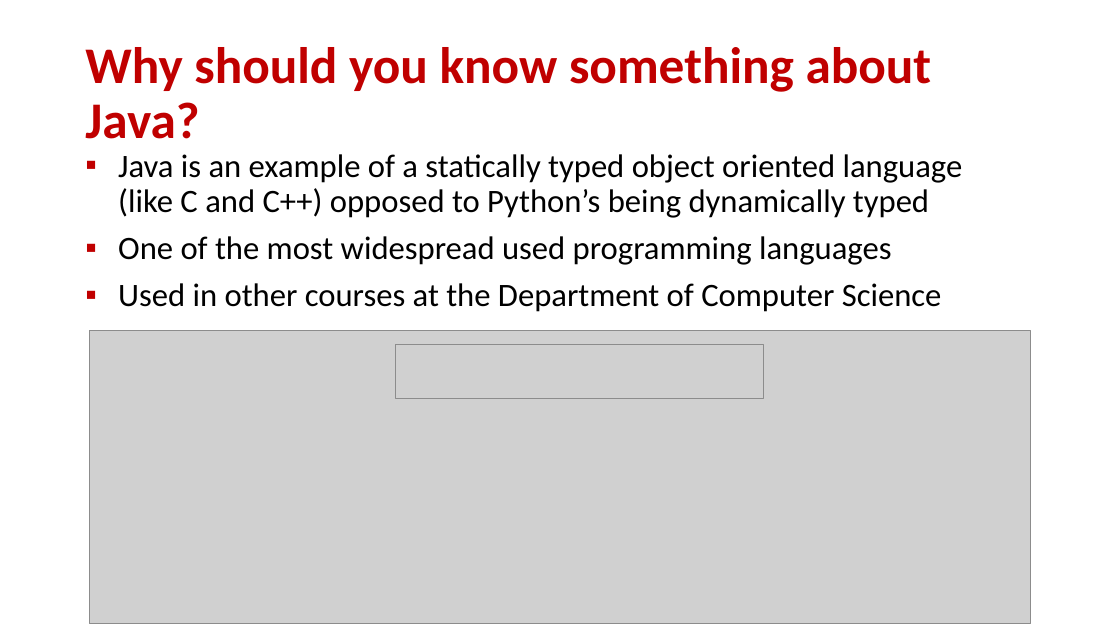
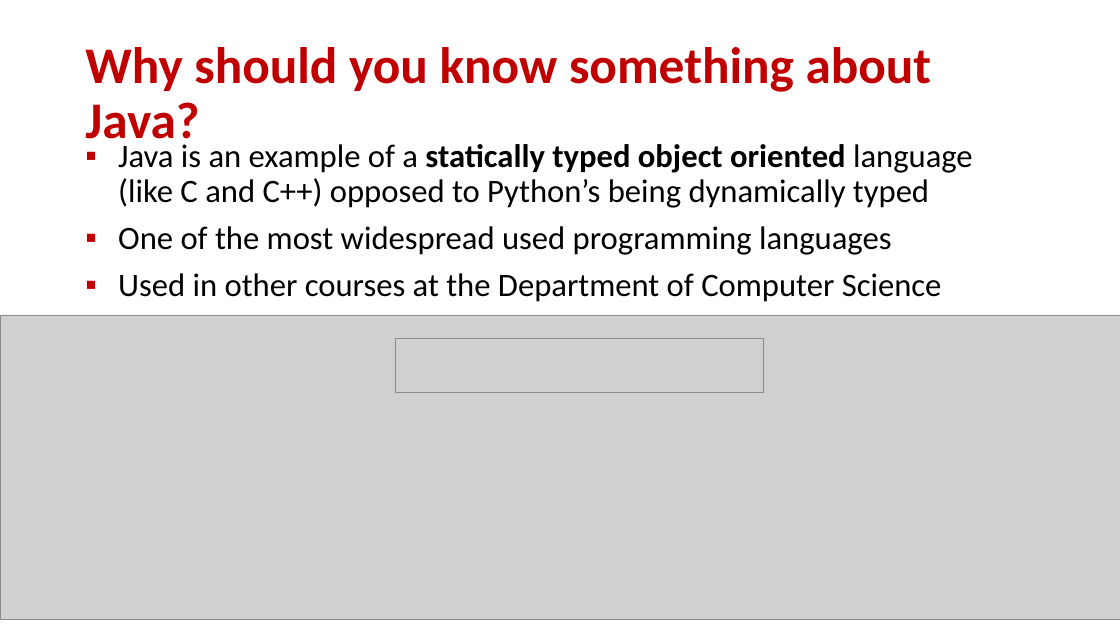
Before and after one commit to gsbrodal/gsbrodal.github.io, a slide deck: slide 2 of ipsa/slides/java.pptx. Drawn at 1120x630 pixels with LibreOffice and Linux fonts; fonts in the diff are those of the drawing; grey boxes stand for pictures. Boxes give left, top, right and bottom in pixels: in the first picture for what was removed or moved away, otherwise in the second. Text is boxed around its words. In the diff, an @@ line names an element or a change of style, - is before the commit and + after.

Commit message:
all-slides.pdf clustering.pdf clustering.pptx code.zip gui.pdf gui.pptx java.pdf java.pptx pandas.pdf pandas.pptx

```diff
--- a/ipsa/slides/java.pptx
+++ b/ipsa/slides/java.pptx
@@ text "Java is an example of ..." moved from (x1=118, y1=154, x2=963, y2=312) to (x1=118, y1=144, x2=973, y2=302) @@
@@ text at (x1=118, y1=144, x2=973, y2=208): bold on in "statically typed object oriented" @@
@@ picture resized from (x1=89, y1=331, x2=1030, y2=624) to (x1=0, y1=315, x2=1120, y2=620) @@
@@ picture moved from (x1=396, y1=344, x2=764, y2=398) to (x1=396, y1=339, x2=764, y2=393) @@
```
Also in this commit, not shown: 2 other slides changed, 8 other files.
